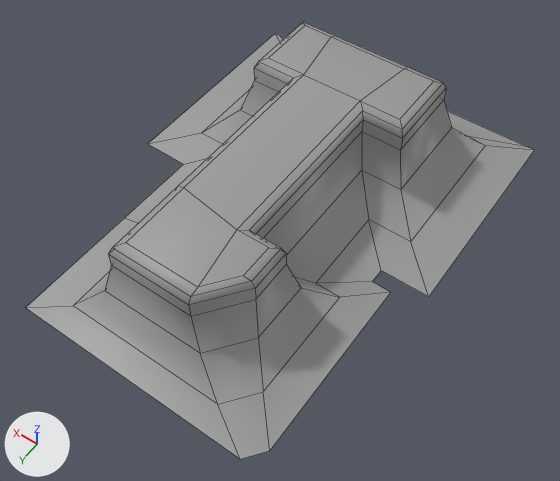
An edit to the FBX model Assets/- Asset Store/Custom/Numbers/Number_1.fbx, drawn before and after from the same camera.
Both versions are drawn from a 50 mm lens placed at (-0.283, 0.387, 0.579), pointed at (-0.026, 0.027, 0.014). Lighting does not change. The marker at lower left points along +X, +Y and +Z. Mesh edges are drawn as thin lines. Where no turn or scale is listed for an object, it has been applied to the vertices.

The first picture shows 'Number_1'.
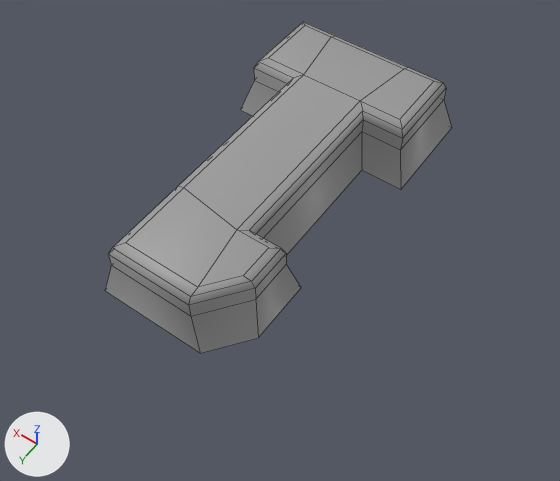
Where the change shows, as pixel boxes (x1, y1, x2, y2) in the pictures (560 x 481 px):
'Number_1', reshaped (32% narrower, 24% shorter): before (26, 22, 534, 459); after (105, 22, 452, 353)
part 1 of me_cube_007, deleted: before (26, 34, 534, 459)

The edits, one by one:
me_cube_007 is used by ob_number_1; location (0.0, 0.0, 0.0).
me_cube_007 had 98 vertices, 90 faces and spanned x -0.166..0.167, y -0.234..0.211, z 0.0..0.1.
me_cube_007 now has 70 vertices, 62 faces and spans x -0.094..0.094, y -0.174..0.171, z 0.037..0.1.
Part 1, on me_cube_007:
28 vertices are removed from x -0.166..0.167, y -0.234..0.211, z 0.0..0.01.
28 faces are deleted.
